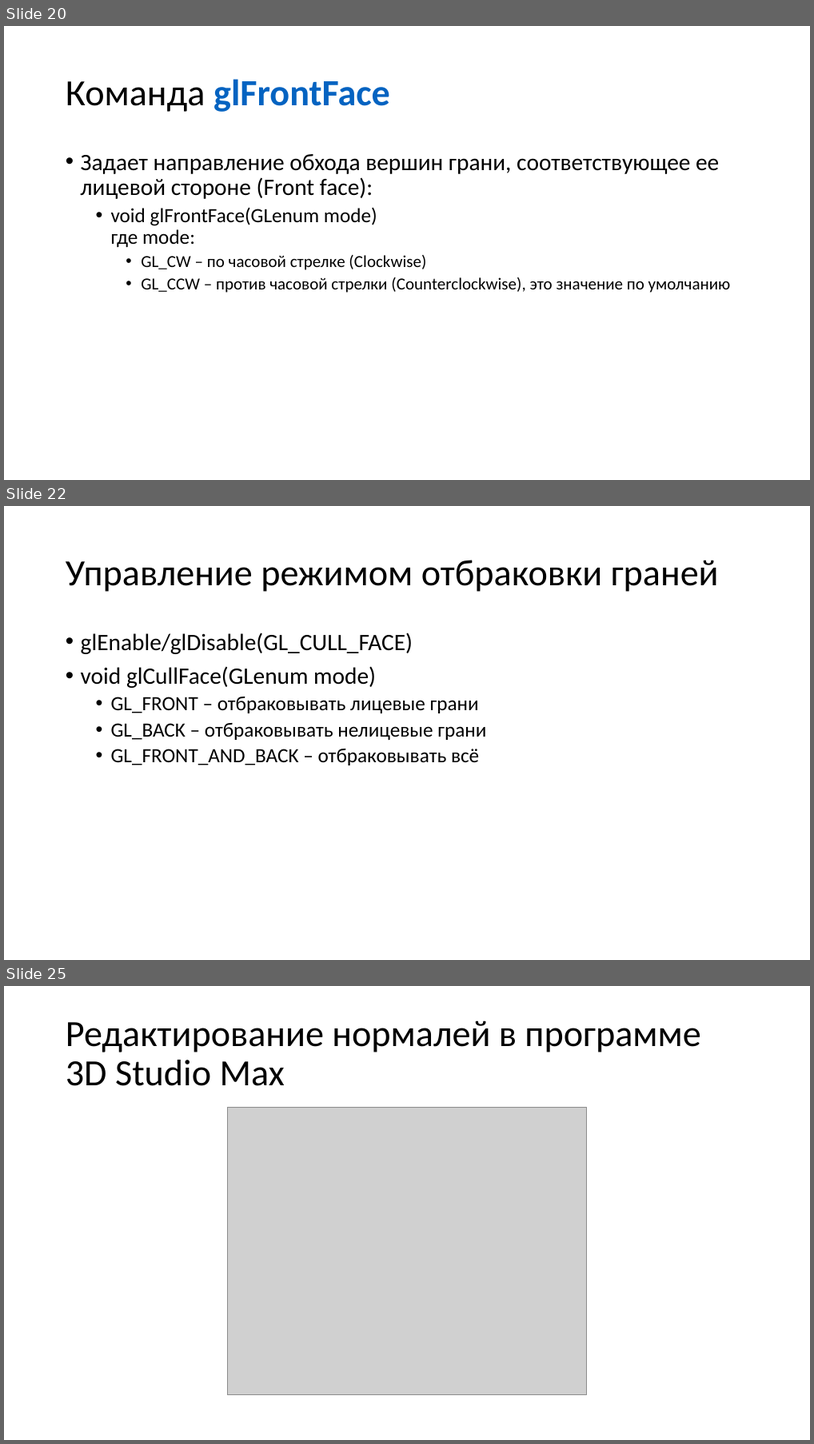
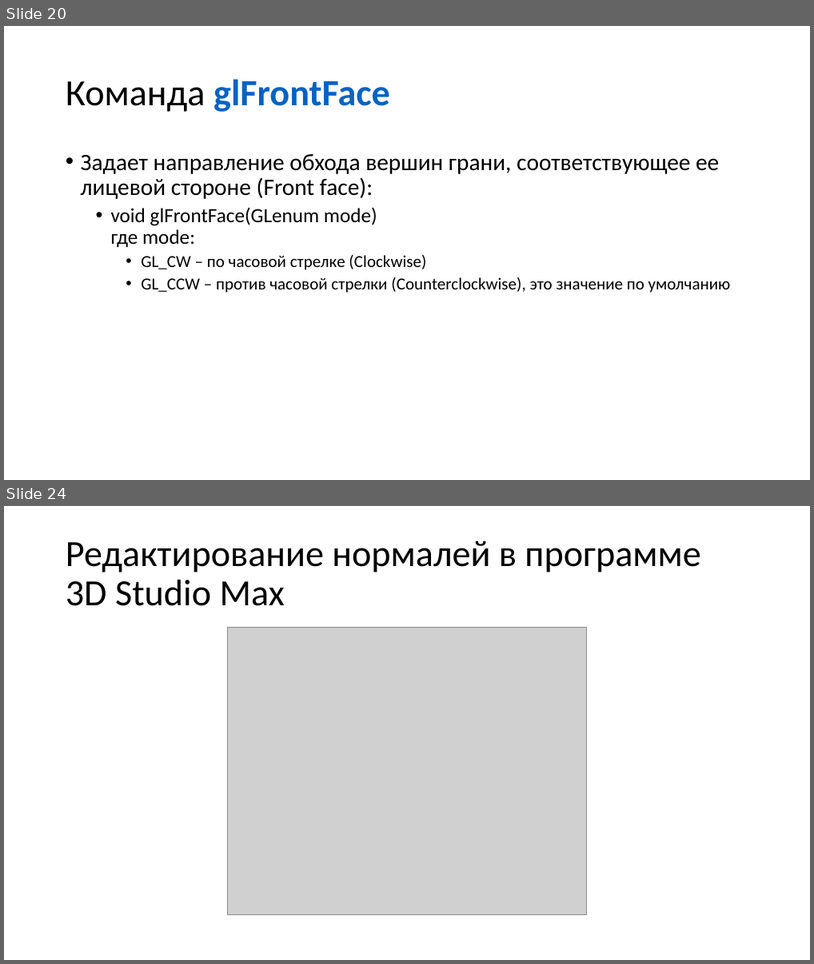
Before and after one commit to alexey-malov/cg-course, a slide deck: lectures/04 - Визуализация трехмерных объектов.pptx. Shown one above the other, each under a label of ours: slides 20, 22 and 25 before the commit, slides 20 and 24 after it; the slides between them are not shown. The pictures are 814x1444 and 814x964 pixels, drawn with LibreOffice and Linux fonts; fonts in the diff are those of the drawing; grey boxes stand for pictures. Boxes give left, top, right and bottom in pixels: in the first picture for what was removed or moved away, otherwise in the second. Text is boxed around its words. In the diff, an @@ line names an element or a change of style, - is before the commit and + after.

```diff
--- a/lectures/04 - Визуализация трехмерных объектов.pptx
+++ b/lectures/04 - Визуализация трехмерных объектов.pptx
@@ slide 22 removed at (x1=4, y1=506, x2=810, y2=960), background #FFFFFF @@
@@ title removed at (x1=66, y1=560, x2=719, y2=592) @@
-Управление режимом отбраковки граней
@@ text removed at (x1=81, y1=632, x2=486, y2=765) @@
-• glEnable/glDisable(GL_CULL_FACE)
-• void glCullFace(GLenum mode)
-  • GL_FRONT – отбраковывать лицевые грани
-  • GL_BACK – отбраковывать нелицевые грани
-  • GL_FRONT_AND_BACK – отбраковывать всё
@@ what was slide 25 is now slide 24 @@
```
Also in this commit, not shown: 11 slides changed, 1 slide added.
